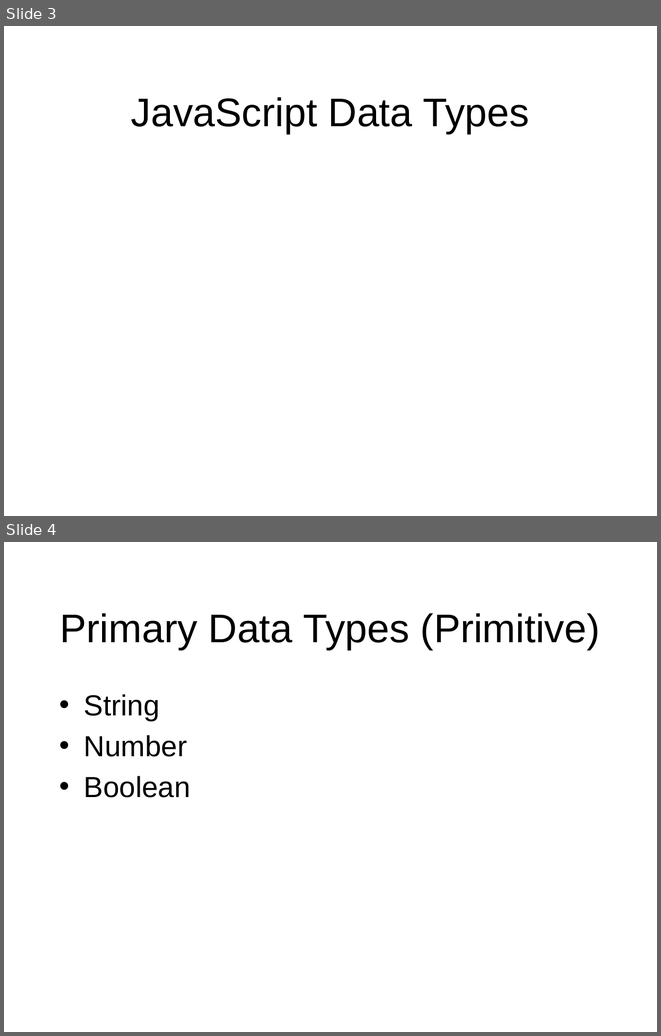
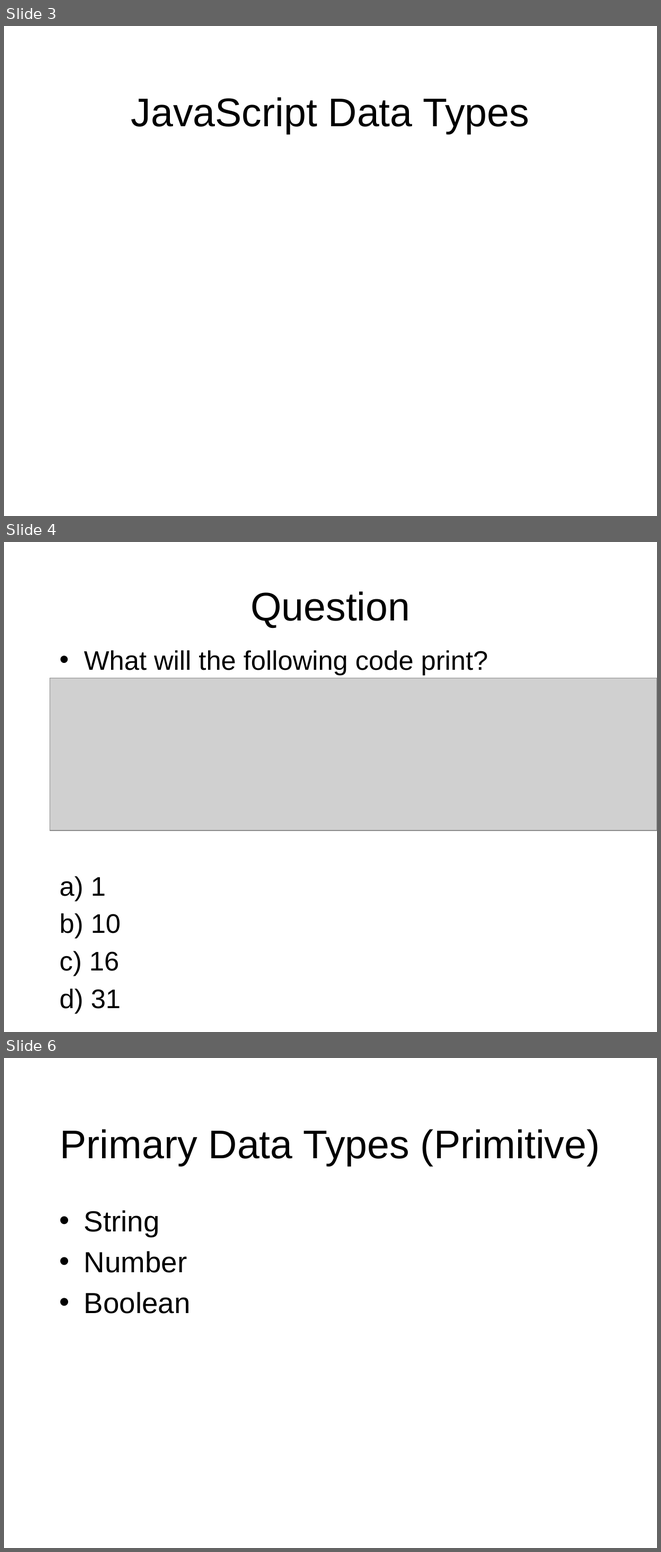
Before and after one commit to octaviordz/zjnu2017.github.io, a slide deck: WAD/lectures/100--Javascript.Syntax.pptx. Shown one above the other, each under a label of ours: slides 3 and 4 before the commit, slides 3, 4 and 6 after it; the slides between them are not shown. The pictures are 661x1036 and 661x1552 pixels, drawn with LibreOffice and Linux fonts; fonts in the diff are those of the drawing; grey boxes stand for pictures. Boxes give left, top, right and bottom in pixels: in the first picture for what was removed or moved away, otherwise in the second. Text is boxed around its words. In the diff, an @@ line names an element or a change of style, - is before the commit and + after.

```diff
--- a/WAD/lectures/100--Javascript.Syntax.pptx
+++ b/WAD/lectures/100--Javascript.Syntax.pptx
@@ slide 4 added at (x1=4, y1=542, x2=657, y2=1032), background #FFFFFF @@
@@ title added at (x1=250, y1=591, x2=410, y2=628), 44 pt, text #000000 @@
+Question
@@ text added at (x1=60, y1=650, x2=488, y2=1014), 29.6 pt, text #000000 @@
+• What will the following code print?
+a) 1
+b) 10
+c) 16
+d) 31
@@ picture added at (x1=50, y1=678, x2=657, y2=830) @@
@@ what was slide 4 is now slide 6 @@
```
Also in this commit, not shown: 4 other slides added, 2 other files.
